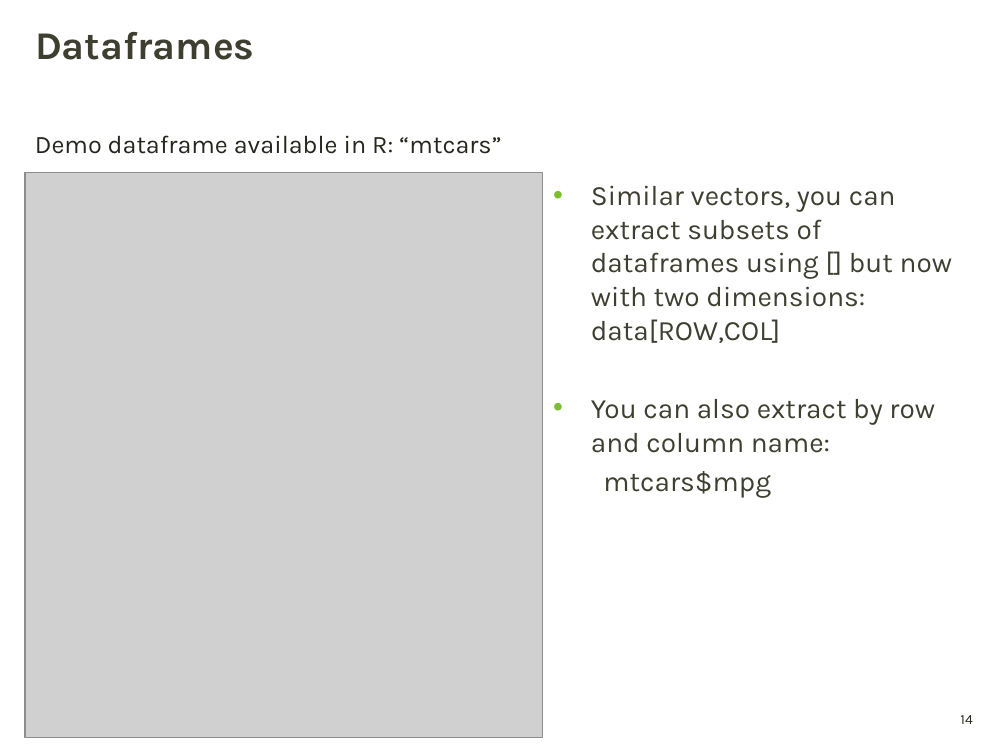
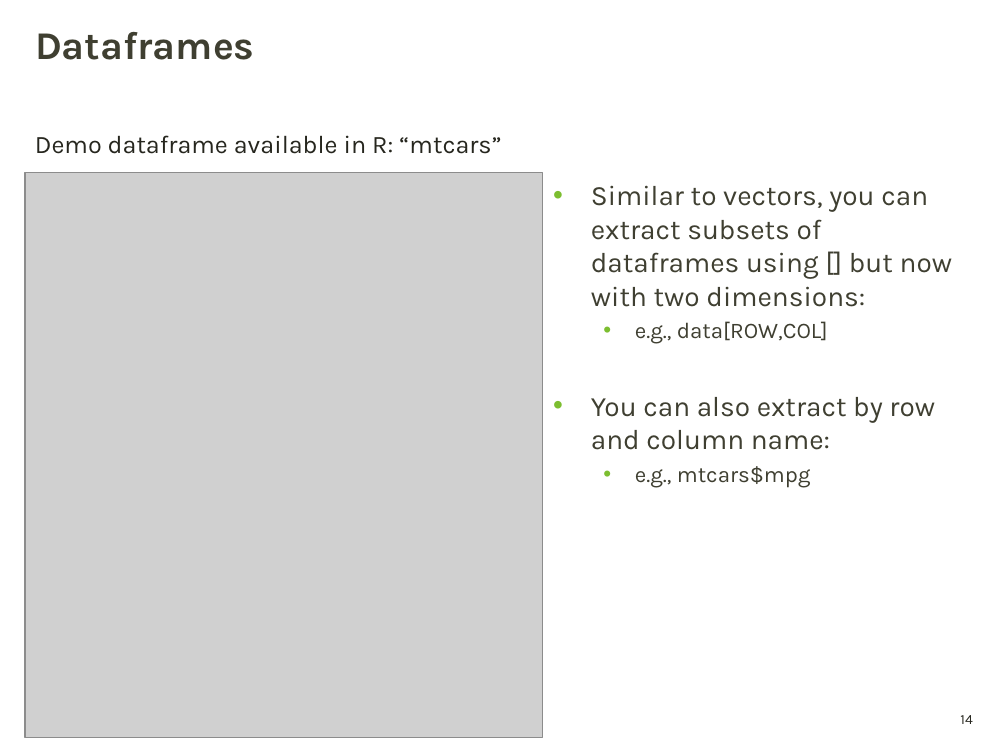
Before and after one commit to griffithlab/gen-viz-lectures, a slide deck: slide 14 of GenViz_Module2_Lecture.pptx. Drawn at 1008x756 pixels with LibreOffice and Linux fonts; fonts in the diff are those of the drawing; grey boxes stand for pictures; background and template pictures are left out. Boxes give left, top, right and bottom in pixels: in the first picture for what was removed or moved away, otherwise in the second. Text is boxed around its words. In the diff, an @@ line names an element or a change of style, - is before the commit and + after.

Commit message:
minor updates to lecture 2

```diff
--- a/GenViz_Module2_Lecture.pptx
+++ b/GenViz_Module2_Lecture.pptx
@@ text at [591, 185, 953, 344]: text changed @@
-• Similar vectors, you can extract subsets of dataframes using [] but now with two dimensions: data[ROW,COL]
+• Similar to vectors, you can extract subsets of dataframes using [] but now with two dimensions:
+  • e.g., data[ROW,COL]
@@ text at [635, 466, 811, 488]: text changed; size 20 to 16 pt @@
-mtcars$mpg
+  • e.g., mtcars$mpg
```
Also in this commit, not shown: 3 other slides changed, 1 other file.
